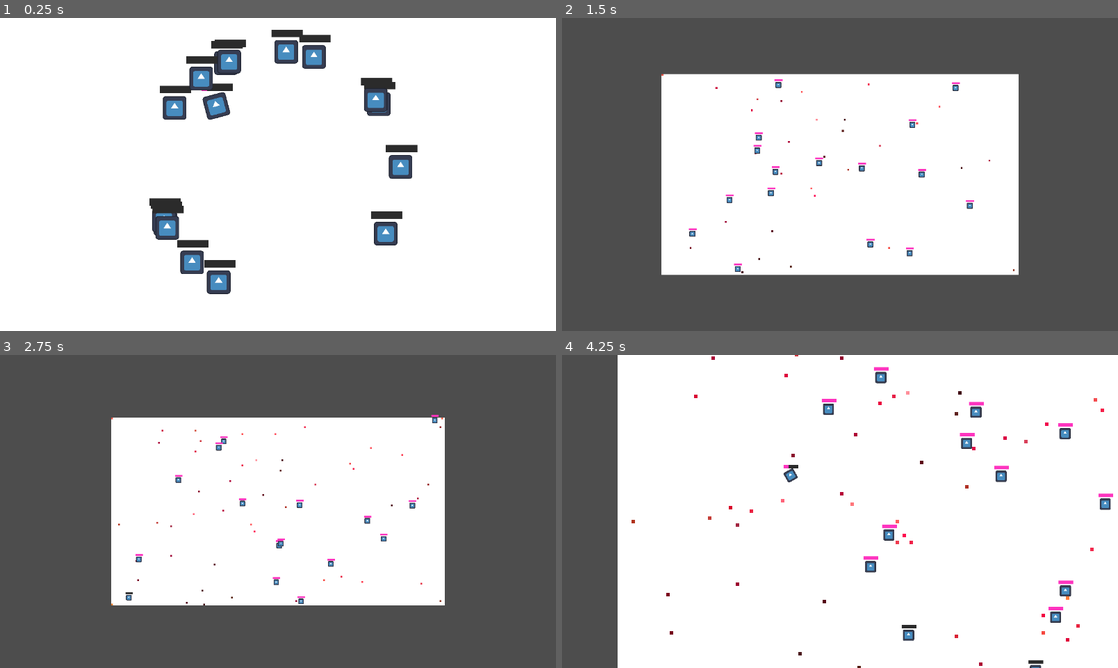
Above: before the commit, frames 1-4 (two rows, left to right).
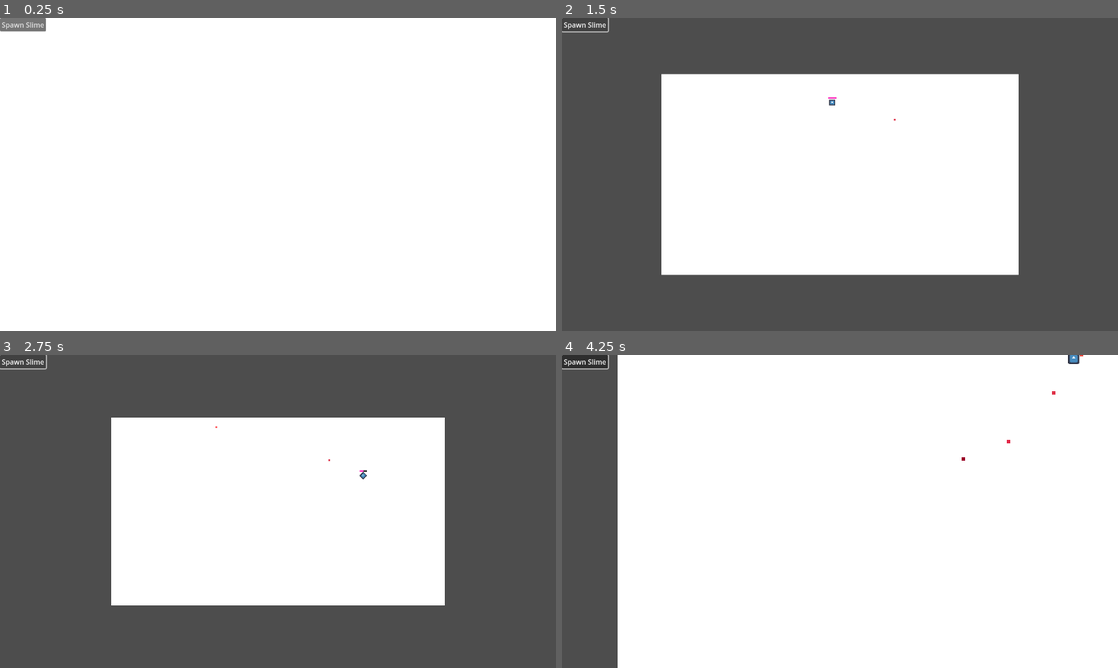
Above: after the commit, the same moments.

Repository: SelfDevTV/Pixler
Game: Godot game, scene res://scenes/main.tscn
Two runs of this game, one before a commit and one after it. Both use one fixed random seed, a clock stepped at 60 frames per second and the inputs below. The engine's default icon, where the game draws it, is replaced by a stand-in: a white triangle on a blue panel in a dark square.
Inputs (mouse positions are in pixels of both pictures, inside the frame that each line leads up to):
- Up to frame 1 (0.25 s): no input
- Up to frame 2 (1.5 s): click (584, 24) at 0.5 s, where only the run after the commit has a clickable "Spawn Slime"; click (584, 24) at 1.25 s, where only the run after the commit has a clickable "Spawn Slime"
- Up to frame 3 (2.75 s): click (22, 361) at 2 s, where only the run after the commit has a clickable "Spawn Slime"
- Up to frame 4 (4.25 s): move the mouse to (962, 495) at 2.77 s; tap Middle mouse button (pan_activate) at 2.85 s; move the mouse to (728, 527) at 3.52 s; tap Mouse wheel up (zoom_in) at 3.6 s

The runs differ from the first frame. In frame 1, 6.2% of the frame differs, in the area x 0-76%, y 0-89%; in frame 2, 0.7%; in frame 3, 0.7%; in frame 4, 2.2%.

Commit message:
slime manager, purchasing slimes

Diff:
--- a/autoload/economy_manager.gd
+++ b/autoload/economy_manager.gd
@@ -1,14 +1,18 @@
 extends Node
 
-var coins := 0
+var coins := 10
 signal coins_changed(new_amount: int)
+
+var game_config: GameConfig = preload("uid://dcn48iv5kshjj")
 
 func _ready() -> void:
     GridManager.cell_painted.connect(func(position: Vector2i, color: Color): add_coins(1))
 
+
 func add_coins(amount: int):
     coins += amount
     coins_changed.emit(coins)
+    print(coins)
 
 func spend_coins(amount: int) -> bool:
     if amount <= coins:
--- /dev/null
+++ b/autoload/slime_manager.gd
@@ -0,0 +1,22 @@
+extends Node
+
+var slimes: Array[Slime] = []
+var slimeScene: PackedScene = preload("uid://bcv285lotcjmh")
+
+signal slime_purchased(slime: Slime)
+
+func purchase_slime() -> bool:
+    var cost = calculate_slime_cost()
+
+    if EconomyManager.spend_coins(cost):
+        var slime: Slime = slimeScene.instantiate()
+        add_child(slime)
+        slime.global_position = Vector2.ZERO
+        slimes.append(slime)
+        slime_purchased.emit(slime)
+        return true
+    return false
+
+func calculate_slime_cost() -> int:
+    var base = EconomyManager.game_config.slime_base_cost
+    return base * pow(EconomyManager.game_config.slime_cost_multi, slimes.size())
--- a/project.godot
+++ b/project.godot
@@ -19,6 +19,7 @@
 
 GridManager="*res://autoload/grid_manager.gd"
 EconomyManager="*res://autoload/economy_manager.gd"
+SlimeManager="*res://autoload/slime_manager.gd"
 
 [display]
 
--- /dev/null
+++ b/resources/game_config.tres
@@ -0,0 +1,8 @@
+[gd_resource type="Resource" script_class="GameConfig" load_steps=2 format=3 uid="uid://dcn48iv5kshjj"]
+
+[ext_resource type="Script" uid="uid://dwfdeg2yd32u3" path="res://scripts/game_config.gd" id="1_bw22i"]
+
+[resource]
+script = ExtResource("1_bw22i")
+slime_cost_multi = 2.0
+metadata/_custom_type_script = "uid://dwfdeg2yd32u3"
--- a/resources/test_painting.tres
+++ b/resources/test_painting.tres
@@ -1,6 +1,6 @@
 [gd_resource type="Resource" script_class="Painting" load_steps=3 format=3 uid="uid://bivda0maurrt2"]
 
-[ext_resource type="Script" uid="uid://dm61c7jyjq0m6" path="res://resources/painting.gd" id="1_1l2fi"]
+[ext_resource type="Script" uid="uid://dm61c7jyjq0m6" path="res://scripts/painting.gd" id="1_1l2fi"]
 [ext_resource type="Texture2D" uid="uid://dcumbrg6cc6e" path="res://assets/images/133845052279408518.jpg" id="1_cnx28"]
 
 [resource]
--- a/scenes/main.tscn
+++ b/scenes/main.tscn
@@ -1,9 +1,8 @@
-[gd_scene load_steps=5 format=3 uid="uid://155xx7s6y6ta"]
+[gd_scene load_steps=4 format=3 uid="uid://155xx7s6y6ta"]
 
 [ext_resource type="Script" uid="uid://cii5hxk58i6ok" path="res://scripts/main.gd" id="1_o5qli"]
 [ext_resource type="Resource" uid="uid://bivda0maurrt2" path="res://resources/test_painting.tres" id="2_0wfyh"]
 [ext_resource type="PackedScene" uid="uid://dgrbxcjbovofd" path="res://scenes/grid_renderer.tscn" id="3_sugp2"]
-[ext_resource type="PackedScene" uid="uid://bcv285lotcjmh" path="res://scenes/slime.tscn" id="4_jyhfs"]
 
 [node name="Main" type="Node2D"]
 script = ExtResource("1_o5qli")
@@ -11,34 +10,11 @@
 
 [node name="GridRenderer" parent="." instance=ExtResource("3_sugp2")]
 
-[node name="Slime" parent="." instance=ExtResource("4_jyhfs")]
+[node name="CanvasLayer" type="CanvasLayer" parent="."]
 
-[node name="Slime2" parent="." instance=ExtResource("4_jyhfs")]
+[node name="Button" type="Button" parent="CanvasLayer"]
+offset_right = 106.0
+offset_bottom = 31.0
+text = "Spawn Slime"
 
-[node name="Slime3" parent="." instance=ExtResource("4_jyhfs")]
-
-[node name="Slime4" parent="." instance=ExtResource("4_jyhfs")]
-
-[node name="Slime5" parent="." instance=ExtResource("4_jyhfs")]
-
-[node name="Slime6" parent="." instance=ExtResource("4_jyhfs")]
-
-[node name="Slime7" parent="." instance=ExtResource("4_jyhfs")]
-
-[node name="Slime8" parent="." instance=ExtResource("4_jyhfs")]
-
-[node name="Slime9" parent="." instance=ExtResource("4_jyhfs")]
-
-[node name="Slime10" parent="." instance=ExtResource("4_jyhfs")]
-
-[node name="Slime11" parent="." instance=ExtResource("4_jyhfs")]
-
-[node name="Slime12" parent="." instance=ExtResource("4_jyhfs")]
-
-[node name="Slime13" parent="." instance=ExtResource("4_jyhfs")]
-
-[node name="Slime14" parent="." instance=ExtResource("4_jyhfs")]
-
-[node name="Slime15" parent="." instance=ExtResource("4_jyhfs")]
-
-[node name="Slime16" parent="." instance=ExtResource("4_jyhfs")]
+[connection signal="pressed" from="CanvasLayer/Button" to="." method="_on_button_pressed"]
--- /dev/null
+++ b/scripts/game_config.gd
@@ -0,0 +1,5 @@
+class_name GameConfig
+extends Resource
+
+@export var slime_base_cost: int = 10
+@export var slime_cost_multi: float = 1.5
--- a/scripts/main.gd
+++ b/scripts/main.gd
@@ -8,4 +8,9 @@
     await get_tree().process_frame
     GridManager.load_painting(painting)
     await get_tree().process_frame
-    GridManager.mark_cell_painted(Vector2i(0, 0))
+
+
+
+
+func _on_button_pressed() -> void:
+    SlimeManager.purchase_slime()
--- a/scripts/state_painting.gd
+++ b/scripts/state_painting.gd
@@ -8,7 +8,6 @@
     paint_timer.wait_time = slime.paint_speed
     paint_timer.start()
     slime.animation_player.play("paint")
-    print("cell pos for paint: ", GridManager.world_to_cell(slime.global_position))
     slime.progress_bar.max_value = paint_timer.wait_time
     slime.progress_bar.value = 0
 
Not shown, added: autoload/slime_manager.gd.uid
Renamed: resources/cell.gd -> scripts/cell.gd
Renamed: resources/cell.gd.uid -> scripts/cell.gd.uid
Not shown, added: scripts/game_config.gd.uid
Renamed: resources/painting.gd -> scripts/painting.gd
Renamed: resources/painting.gd.uid -> scripts/painting.gd.uid
Not shown, added: TODO.md
